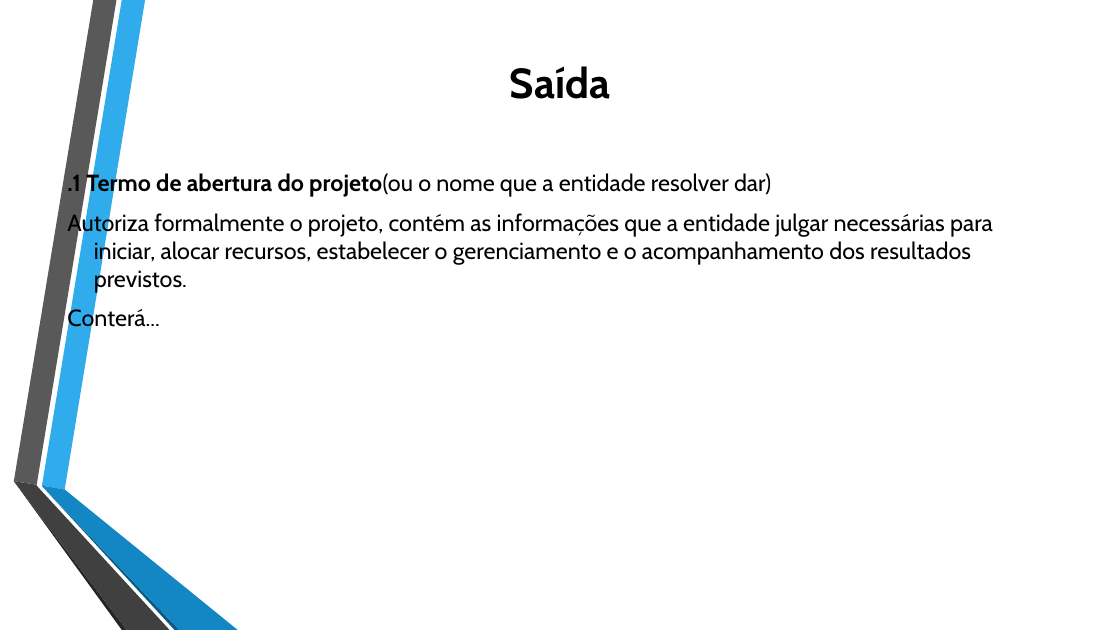
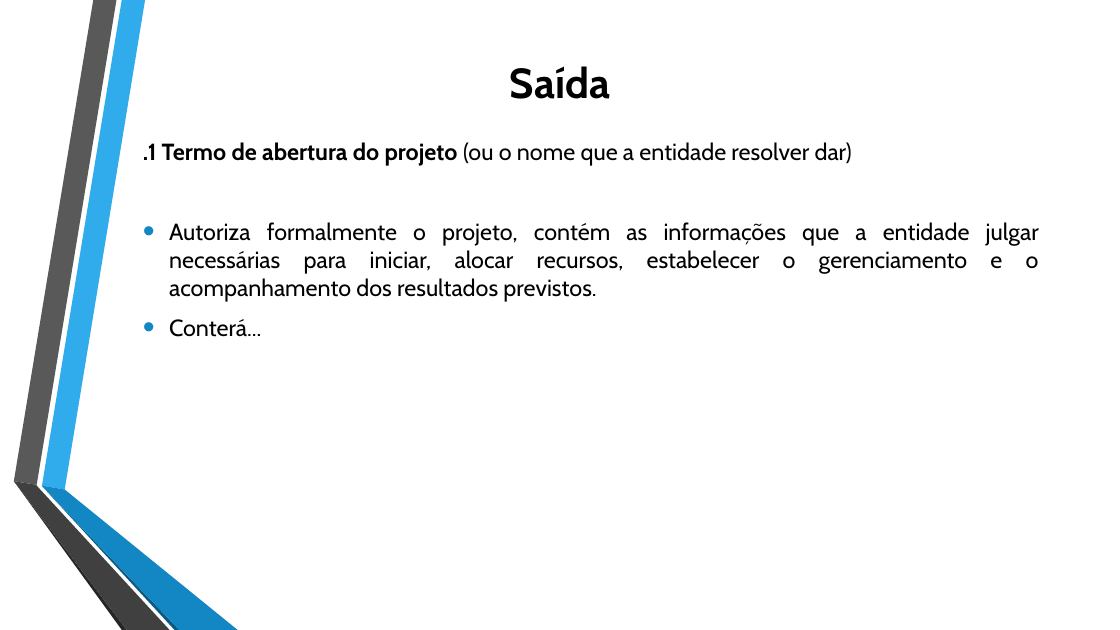
Before and after one commit to jharbes/ADMINISTRACAO-DE-REDES, a slide deck: slide 19 of RELATORIO PROVA P2/relatorio-pmbok-capitulo4-jharbes.pptx. Drawn at 1120x630 pixels with LibreOffice and Linux fonts; fonts in the diff are those of the drawing. Boxes give left, top, right and bottom in pixels: in the first picture for what was removed or moved away, otherwise in the second. Text is boxed around its words. In the diff, an @@ line names an element or a change of style, - is before the commit and + after.

```diff
--- a/RELATORIO PROVA P2/relatorio-pmbok-capitulo4-jharbes.pptx
+++ b/RELATORIO PROVA P2/relatorio-pmbok-capitulo4-jharbes.pptx
@@ text ".1 Termo de abertura do ...": place and size @@
-text ".1 Termo de abertura do ..." at (67, 171, 993, 332)
+text ".1 Termo de abertura do ..." at (143, 142, 1039, 337)
@@ text at (143, 142, 852, 166): spaces changed @@
-.1 Termo de abertura do projeto(ou o nome que a entidade resolver dar)
+.1 Termo de abertura do projeto (ou o nome que a entidade resolver dar)
@@ text at (169, 222, 1039, 337): alignment left to justified; bullet none to • @@
```
Also in this commit, not shown: 11 other slides changed.
